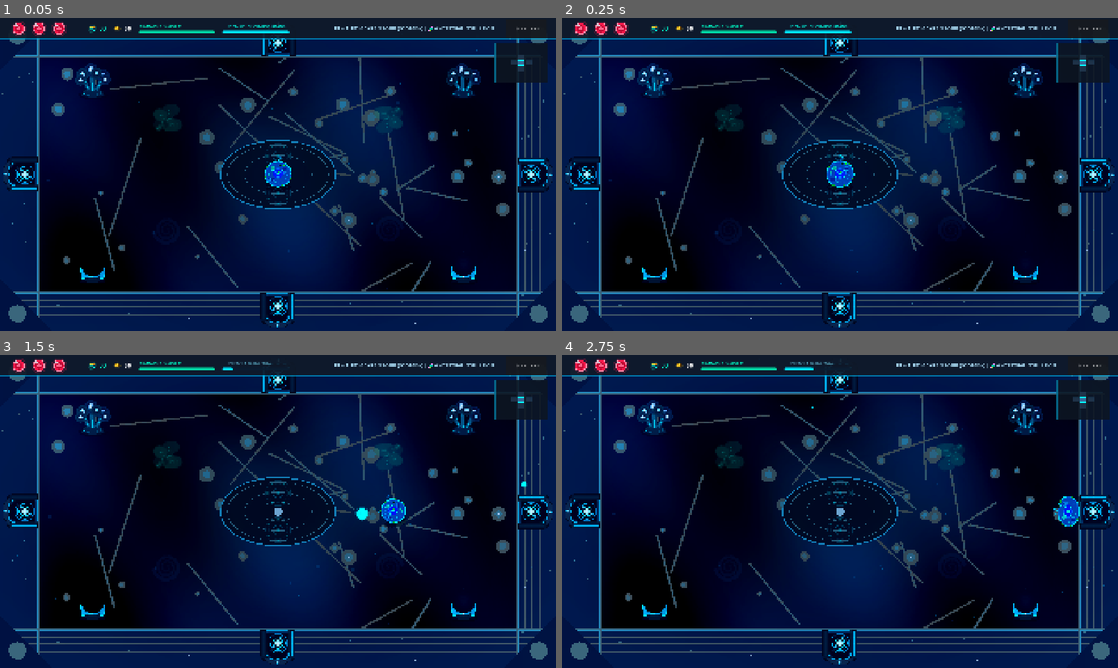
Above: before the commit, frames 1-4 (two rows, left to right).
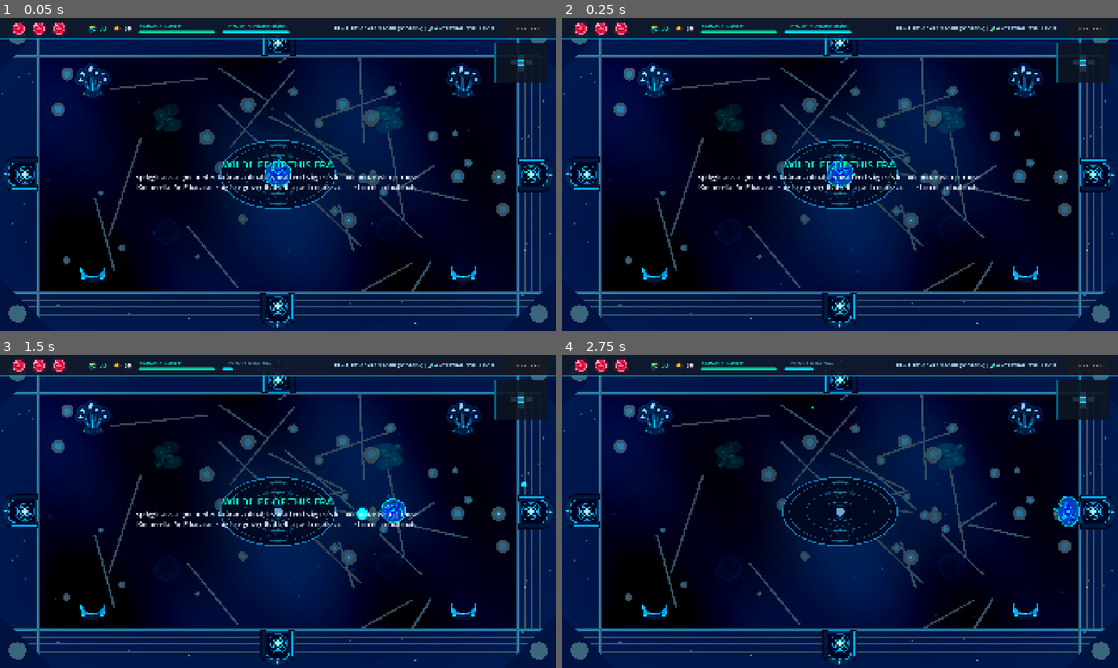
Above: after the commit, the same moments.

Repository: kurosatto/Game
Game: Godot game, scene res://Main.tscn
Two runs of this game, one before a commit and one after it. Both use one fixed random seed, a clock stepped at 60 frames per second and the inputs below.
Inputs (mouse positions are in pixels of both pictures, inside the frame that each line leads up to):
- Up to frame 1 (0.05 s): no input
- Up to frame 2 (0.25 s): no input
- Up to frame 3 (1.5 s): tap Enter at 0.5 s; move the mouse to (400, 495) at 0.52 s; hold D (move_right) 0.53-1.25 s; tap Shift (dash) at 0.6 s; click (400, 495) at 0.67 s; tap Space at 0.77, 1.07 s; tap E (discharge) at 0.8 s; drag from (166, 527) to (278, 380) at 1.27 s
- Up to frame 4 (2.75 s): move the mouse to (895, 442) at 2.02 s; hold D (move_right) from 2.03 s (still down); tap Shift (dash) at 2.1 s; tap E (discharge) at 2.3 s

The runs differ from the first frame. In frame 1, 0.9% of the frame differs, in the area x 24-76%, y 45-56%; in frame 2, 0.9%; in frame 3, 0.9%; in frame 4, nothing differs.

Commit message:
Give each era its own wildlife and stop enemies sharing one hitbox
Regular enemies keep their two behaviours but now take the name, tint,
size and speed of animals that really lived in each floor's era
(data/Fauna.gd). A banner names them when a floor starts. Each enemy
duplicates its CircleShape2D so a boss radius no longer leaks into
every other enemy.

Co-Authored-By: Claude Opus 5.5 <noreply@anthropic.com>
Claude-Session: https://claude.ai/code/session_018jjxu9h4xuSxrrECPpncS1

Diff:
--- a/Enemy.gd
+++ b/Enemy.gd
@@ -30,8 +30,14 @@
 var knockback_velocity: Vector2 = Vector2.ZERO
 var stun_timer: float = 0.0
 
+# Era look for regular enemies (data/Fauna.gd)
+var base_tint: Color = Color.WHITE
+var base_scale: float = 1.0
+var fauna_name: String = ""
+
 # Preloads
 var tear_scene = preload("res://Tear.tscn")
+var fauna = preload("res://data/Fauna.gd")
 
 @onready var light = $PointLight2D
 
@@ -41,6 +47,8 @@
 	pick_random_wander()
 
 func setup_enemy(floor_number: int):
+	# Each enemy needs its own shape, or a boss radius leaks into every enemy
+	$CollisionShape2D.shape = $CollisionShape2D.shape.duplicate()
 	if enemy_type == "fly":
 		# Amoeba Swarmer
 		max_health = 4.0 + floor_number * 1.5
@@ -193,6 +201,8 @@
 
 	health = max_health
 
+	if not is_boss():
+		apply_fauna(floor_number)
 	if is_boss():
 		call_deferred("emit_boss_health")
 
@@ -202,6 +212,18 @@
 		"boss_arthropleura", "boss_postosuchus", "boss_tyrannosaurus", "boss_apex_sovereign"
 	]
 
+func apply_fauna(floor_number: int):
+	var f = fauna.get_fauna(floor_number, enemy_type)
+	if f.is_empty():
+		return
+	fauna_name = f.name
+	base_tint = f.tint
+	base_scale = f.scale
+	speed *= f.speed
+	$Sprite2D.modulate = base_tint
+	$Sprite2D.scale = Vector2(base_scale, base_scale)
+	$CollisionShape2D.shape.radius *= base_scale
+
 func emit_boss_health():
 	boss_health_changed.emit(health, max_health, boss_title)
 
@@ -217,7 +239,7 @@
 	if hit_flash_timer > 0:
 		hit_flash_timer -= delta
 	else:
-		$Sprite2D.modulate = Color.WHITE
+		$Sprite2D.modulate = base_tint
 
 	if not player or not is_instance_valid(player):
 		return
@@ -240,7 +262,7 @@
 
 		var sx = 1.0 + sin(anim_timer * 8.0) * 0.12
 		var sy = 1.0 - sin(anim_timer * 8.0) * 0.12
-		$Sprite2D.scale = Vector2(sx, sy)
+		$Sprite2D.scale = Vector2(sx, sy) * base_scale
 		$Sprite2D.frame = int(fmod(anim_timer * 6.0, 4.0))
 
 	elif enemy_type == "pacer":
@@ -902,7 +924,7 @@
 	# Bright white flash Tween
 	$Sprite2D.modulate = Color(3.0, 2.5, 2.5, 1.0)
 	var flash_tween = create_tween()
-	flash_tween.tween_property($Sprite2D, "modulate", Color.WHITE, 0.20)
+	flash_tween.tween_property($Sprite2D, "modulate", base_tint, 0.20)
 
 	if is_boss():
 		boss_health_changed.emit(health, max_health, boss_title)
--- a/Main.gd
+++ b/Main.gd
@@ -8,6 +8,7 @@
 
 var level_gen = preload("res://LevelGenerator.gd")
 var room_scene = preload("res://Room.tscn")
+var fauna = preload("res://data/Fauna.gd")
 
 var floor_number: int = 1
 var dungeon_rooms: Dictionary = {}
@@ -104,6 +105,7 @@
 
     load_room(current_room_pos)
     hud.update_minimap(dungeon_rooms, current_room_pos)
+    hud.show_item_banner("WILDLIFE OF THIS ERA", fauna.describe_floor(floor_number))
 
 func load_room(grid_pos: Vector2i):
     hud.hide_boss_health()
--- /dev/null
+++ b/data/Fauna.gd
@@ -0,0 +1,38 @@
+# Fauna.gd
+# Era-accurate names for each floor's regular enemies. The two AI behaviours
+# stay the same ("fly" chases, "pacer" wanders and shoots); each floor dresses
+# them as animals that really lived in that era. Extinct animals are fine here.
+extends RefCounted
+
+const FLOORS = {
+	1: {
+		"fly": {"name": "Spriggina", "fact": "A segmented Ediacaran animal; its head end suggests it could move with purpose.", "tint": Color(1.0, 0.85, 0.75), "scale": 0.9, "speed": 0.9},
+		"pacer": {"name": "Kimberella", "fact": "An Ediacaran slug-like grazer that left scratch marks as it fed on microbial mats.", "tint": Color(0.85, 0.95, 0.8), "scale": 1.0, "speed": 0.85},
+	},
+	2: {
+		"fly": {"name": "Opabinia", "fact": "A Cambrian swimmer with five eyes and a grasping nozzle.", "tint": Color(1.0, 0.75, 0.65), "scale": 1.0, "speed": 1.0},
+		"pacer": {"name": "Olenoides", "fact": "A spiny Cambrian trilobite from the Burgess Shale, preserved with its legs and antennae.", "tint": Color(1.0, 1.0, 1.0), "scale": 1.0, "speed": 1.0},
+	},
+	3: {
+		"fly": {"name": "Sacabambaspis", "fact": "An Ordovician jawless fish with eyes at the very front of its armoured head.", "tint": Color(0.75, 0.9, 1.0), "scale": 1.05, "speed": 1.05},
+		"pacer": {"name": "Megalograptus", "fact": "An Ordovician sea scorpion (eurypterid) with spiny grasping limbs.", "tint": Color(1.0, 0.7, 0.55), "scale": 1.15, "speed": 1.0},
+	},
+	4: {
+		"fly": {"name": "Meganeura", "fact": "A Carboniferous griffinfly with a wingspan of about 70 cm.", "tint": Color(0.7, 1.0, 0.85), "scale": 1.15, "speed": 1.2},
+		"pacer": {"name": "Pulmonoscorpius", "fact": "A Carboniferous land scorpion about 70 cm long.", "tint": Color(0.9, 0.75, 0.5), "scale": 1.2, "speed": 1.05},
+	},
+	5: {
+		"fly": {"name": "Lystrosaurus", "fact": "A tusked synapsid that survived the end-Permian extinction and spread across the Early Triassic world.", "tint": Color(1.0, 0.85, 0.6), "scale": 1.2, "speed": 1.1},
+		"pacer": {"name": "Inostrancevia", "fact": "A sabre-toothed gorgonopsian, one of the last top predators before the end-Permian extinction.", "tint": Color(1.0, 0.6, 0.6), "scale": 1.3, "speed": 1.1},
+	},
+}
+
+static func get_fauna(floor_num: int, enemy_type: String) -> Dictionary:
+	var f = FLOORS.get(clampi(floor_num, 1, 5), {})
+	return f.get(enemy_type, {})
+
+static func describe_floor(floor_num: int) -> String:
+	var f = FLOORS.get(clampi(floor_num, 1, 5), {})
+	if f.is_empty():
+		return ""
+	return "%s: %s\n%s: %s" % [f.fly.name, f.fly.fact, f.pacer.name, f.pacer.fact]
